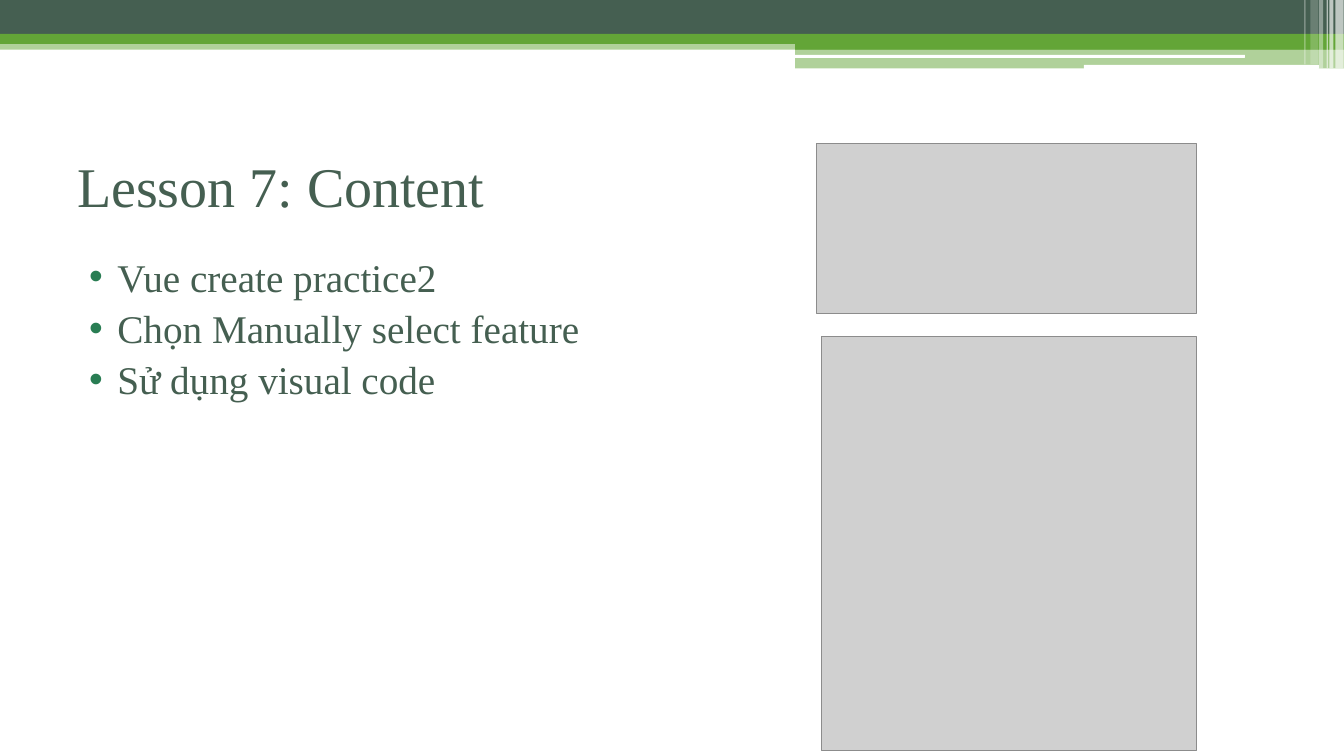
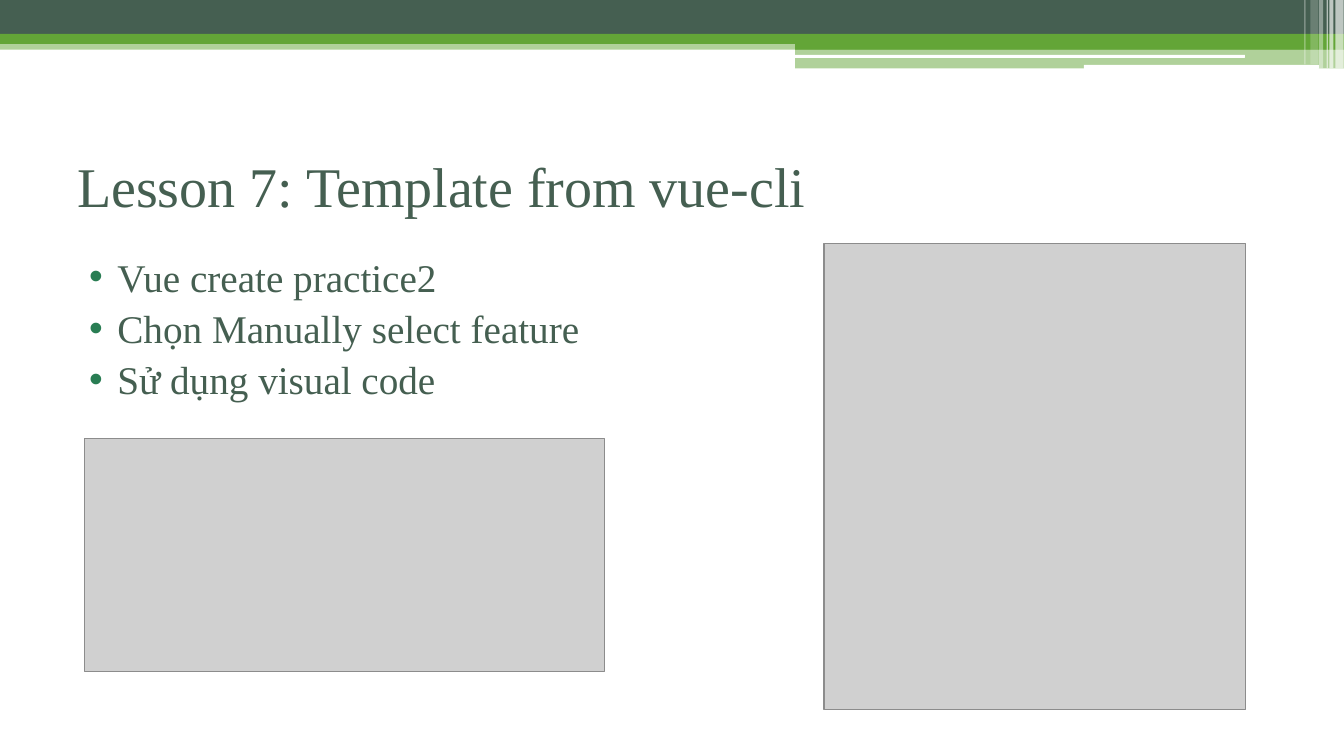
Before and after one commit to phamtuanchip/7dayswithvuejs, a slide deck: slide 41 of vuejs-2.0.pptx (slide 40 before the commit). Drawn at 1344x756 pixels with LibreOffice and Linux fonts; fonts in the diff are those of the drawing; grey boxes stand for pictures. Boxes give left, top, right and bottom in pixels: in the first picture for what was removed or moved away, otherwise in the second. Text is boxed around its words. In the diff, an @@ line names an element or a change of style, - is before the commit and + after.

Commit message:
add slides content

```diff
--- a/vuejs-2.0.pptx
+++ b/vuejs-2.0.pptx
@@ title at [77, 167, 805, 217]: text changed @@
-Lesson 7: Content
+Lesson 7: Template from vue-cli
@@ picture: place and size @@
-picture at [822, 337, 1197, 751]
+picture at [824, 244, 1245, 710]
@@ picture: place and size @@
-picture at [817, 143, 1197, 314]
+picture at [85, 439, 605, 671]
```
Also in this commit, not shown: 24 other slides changed, 2 slides added.
